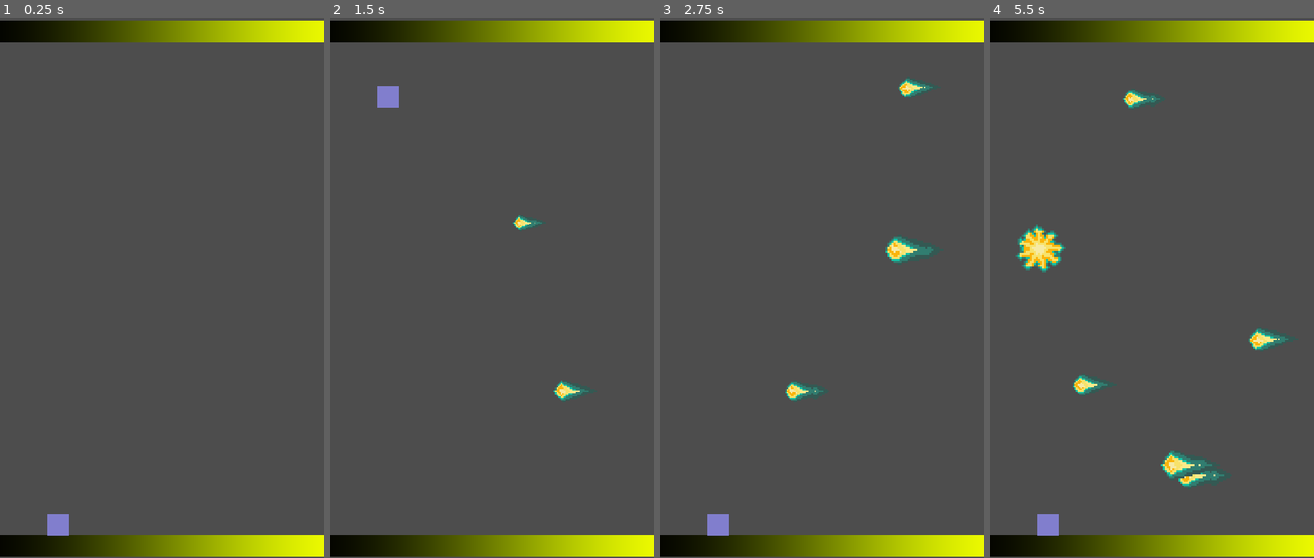
Above: before the commit, frames 1-4 (left to right).
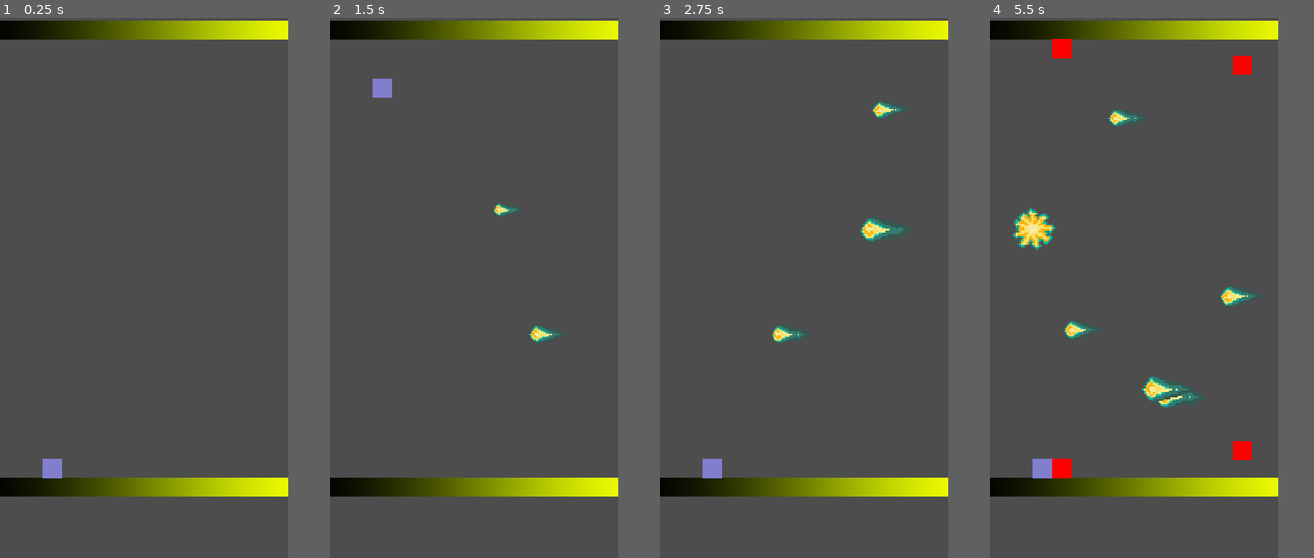
Above: after the commit, the same moments.

Repository: Raikuno/Parryer0-Gravity
Game: Godot game, scene res://Scenes/Stages/Main_Stage.tscn
Same seed, same stepped clock (60 frames per second), same inputs: the game is played once before the commit and once after it.
Inputs:
- Up to frame 1 (0.25 s): no input
- Up to frame 2 (1.5 s): tap Enter (ui_accept) at 0.5, 0.77 s; hold Space (button) 0.53-1.28 s; hold Right (ui_right) from 0.53 s (still down); tap Space (button) at 1.35 s
- Up to frame 3 (2.75 s): tap Enter (ui_accept) at 1.52 s; release Right (ui_right) at 2.03 s; hold Left (ui_left) from 2.03 s (still down); hold Space (button) from 2.03 s (still down)
- Up to frame 4 (5.5 s): release Left (ui_left) at 2.78 s; release Space (button) at 2.78 s; hold Right (ui_right) 2.78-4.28 s; tap Space (button) at 2.85, 4.35 s; tap Enter (ui_accept) at 3.02, 3.77, 4.52 s; hold Space (button) 3.53-4.28 s; hold Left (ui_left) 4.28-5.03 s; hold Right (ui_right) from 5.03 s (still down); hold Space (button) from 5.03 s (still down)
In our replay, the window is 480x800 before the commit and 427x800 after it. These sizes can differ from the game's own. Grey fills any space a smaller window leaves; there, only what the larger window draws over its background counts as a difference.

The runs differ from the first frame. In frame 1, 8.5% of the frame differs, in the area x 0-100%, y 0-100%; in frame 2, 9.1%; in frame 3, 11%; in frame 4, 14%.

Commit message:
Added bounce property and box enemie & generator

Diff:
--- /dev/null
+++ b/Scenes/Components/GameSpeed.tscn
@@ -0,0 +1,28 @@
+[gd_scene load_steps=2 format=3 uid="uid://caucb4jylbcsh"]
+
+[sub_resource type="GDScript" id="GDScript_0plyt"]
+script/source = "extends Node
+
+
+# Called when the node enters the scene tree for the first time.
+func _ready():
+	pass # Replace with function body.
+
+
+# Called every frame. 'delta' is the elapsed time since the previous frame.
+func _process(delta):
+	pass
+
+
+func _on_timer_timeout():
+	print(\"speeding up\")
+	Engine.time_scale +=0.1
+"
+
+[node name="GameSpeed" type="Node"]
+script = SubResource("GDScript_0plyt")
+
+[node name="Timer" type="Timer" parent="."]
+autostart = true
+
+[connection signal="timeout" from="Timer" to="." method="_on_timer_timeout"]
--- /dev/null
+++ b/Scenes/Objects/Enemies/BoxEnemy.tscn
@@ -0,0 +1,55 @@
+[gd_scene load_steps=9 format=3 uid="uid://wtkgvp1y6rve"]
+
+[ext_resource type="Script" path="res://Scripts/Obstacles/Box/BoxEnemy.gd" id="1_7crk8"]
+[ext_resource type="Script" path="res://Scripts/Obstacles/Box/BoxPhysics.gd" id="1_ottun"]
+
+[sub_resource type="RectangleShape2D" id="RectangleShape2D_n5thk"]
+size = Vector2(28, 28)
+
+[sub_resource type="QuadMesh" id="QuadMesh_j2xa3"]
+size = Vector2(32, 32)
+
+[sub_resource type="Curve" id="Curve_ud31l"]
+_data = [Vector2(0.994506, 1), 0.0, 0.0, 0, 0]
+point_count = 1
+
+[sub_resource type="Curve" id="Curve_qcas4"]
+
+[sub_resource type="Curve" id="Curve_ey0ae"]
+
+[sub_resource type="CurveXYZTexture" id="CurveXYZTexture_iiwyj"]
+curve_x = SubResource("Curve_ud31l")
+curve_y = SubResource("Curve_qcas4")
+curve_z = SubResource("Curve_ey0ae")
+
+[node name="CharacterBody2D" type="CharacterBody2D"]
+collision_layer = 0
+collision_mask = 4
+collision_priority = 2.0
+platform_floor_layers = 4294967292
+script = ExtResource("1_ottun")
+
+[node name="EnemyComponent" type="Area2D" parent="." node_paths=PackedStringArray("assigned_enemy")]
+collision_layer = 2
+script = ExtResource("1_7crk8")
+assigned_enemy = NodePath("..")
+bounce = true
+
+[node name="EnemyCollision" type="CollisionShape2D" parent="EnemyComponent"]
+shape = SubResource("RectangleShape2D_n5thk")
+
+[node name="MeshInstance2D" type="MeshInstance2D" parent="."]
+mesh = SubResource("QuadMesh_j2xa3")
+texture = SubResource("CurveXYZTexture_iiwyj")
+
+[node name="PhysicsCollision" type="CollisionShape2D" parent="."]
+shape = SubResource("RectangleShape2D_n5thk")
+
+[node name="VisibleOnScreenNotifier2D" type="VisibleOnScreenNotifier2D" parent="."]
+position = Vector2(-2.38419e-07, 2.08616e-07)
+scale = Vector2(1.6, 1.6)
+
+[connection signal="body_entered" from="EnemyComponent" to="EnemyComponent" method="player_hitted"]
+[connection signal="enemyParry" from="EnemyComponent" to="EnemyComponent" method="_on_enemy_parry"]
+[connection signal="hitPlayer" from="EnemyComponent" to="EnemyComponent" method="_on_hit_player"]
+[connection signal="screen_exited" from="VisibleOnScreenNotifier2D" to="EnemyComponent" method="destroy"]
--- /dev/null
+++ b/Scenes/Objects/Enemies/BoxGenerator.tscn
@@ -0,0 +1,13 @@
+[gd_scene load_steps=3 format=3 uid="uid://dfa1w0k7m4liu"]
+
+[ext_resource type="Script" path="res://Scripts/Obstacles/Box/BoxGenerator.gd" id="1_80wts"]
+[ext_resource type="PackedScene" uid="uid://wtkgvp1y6rve" path="res://Scenes/Objects/Enemies/BoxEnemy.tscn" id="2_gvsg1"]
+
+[node name="BoxGenerator" type="Node2D"]
+script = ExtResource("1_80wts")
+box_enemy = ExtResource("2_gvsg1")
+
+[node name="Timer" type="Timer" parent="."]
+autostart = true
+
+[connection signal="timeout" from="Timer" to="." method="_on_timer_timeout"]
--- a/Scenes/Objects/Fireball.tscn
+++ b/Scenes/Objects/Enemies/Fireball.tscn
@@ -60,18 +60,19 @@
 size = Vector2(15, 10)
 
 [node name="Fireball" type="Area2D" node_paths=PackedStringArray("animation_node", "sprite", "hitbox_node")]
-collision_mask = 2
-script = ExtResource("1_br5sr")
+collision_layer = 2
+script = ExtResource("1_qk88i")
 animation_node = NodePath("AnimationPlayer")
 sprite = NodePath("Sprite2D")
 hitbox_node = NodePath("Hitbox")
+bounce = true
 
 [node name="Sprite2D" type="Sprite2D" parent="."]
 texture_filter = 1
-texture = ExtResource("2_0t32j")
+texture = ExtResource("2_iqh1l")
 hframes = 6
 vframes = 5
-frame = 9
+frame = 8
 metadata/_aseprite_wizard_interface_config_ = {
 "animation_section": false,
 "layer_section": false,
--- a/Scenes/Objects/FireballGenerator.tscn
+++ b/Scenes/Objects/Enemies/FireballGenerator.tscn
@@ -1,22 +1,22 @@
 [gd_scene load_steps=4 format=3 uid="uid://duquydojdjjt1"]
 
-[ext_resource type="Script" path="res://Scripts/Obstacles/Fireball/Generator.gd" id="1_lq5oe"]
-[ext_resource type="PackedScene" uid="uid://daduy2bk4jkd0" path="res://Scenes/Objects/Fireball.tscn" id="2_brslm"]
+[ext_resource type="Script" path="res://Scripts/Obstacles/Fireball/Generator.gd" id="1_rr5jd"]
+[ext_resource type="PackedScene" uid="uid://daduy2bk4jkd0" path="res://Scenes/Objects/Enemies/Fireball.tscn" id="2_vsaq4"]
 
 [sub_resource type="Curve2D" id="Curve2D_t1erg"]
 _data = {
-"points": PackedVector2Array(0, 0, 0, 0, 480, 100, 0, 0, 0, 0, 480, 700)
+"points": PackedVector2Array(0, 0, 0, 0, 480, 150, 0, 0, 0, 0, 480, 650)
 }
 point_count = 2
 
 [node name="FireballGenerator" type="Path2D" node_paths=PackedStringArray("fireballLocation")]
 curve = SubResource("Curve2D_t1erg")
-script = ExtResource("1_lq5oe")
-fireball_scene = ExtResource("2_brslm")
+script = ExtResource("1_rr5jd")
+fireball_scene = ExtResource("2_vsaq4")
 fireballLocation = NodePath("FireballSpawner")
 
 [node name="FireballSpawner" type="PathFollow2D" parent="."]
-position = Vector2(480, 100)
+position = Vector2(480, 150)
 rotation = 1.5708
 
 [node name="Timer" type="Timer" parent="."]
--- a/Scenes/Objects/Ground.tscn
+++ b/Scenes/Objects/Ground.tscn
@@ -27,6 +27,8 @@
 size = Vector2(640, 34)
 
 [node name="Ground" type="StaticBody2D"]
+collision_layer = 4
+collision_mask = 7
 physics_material_override = SubResource("PhysicsMaterial_tni6j")
 
 [node name="MeshInstance2D" type="MeshInstance2D" parent="."]
--- a/Scenes/Objects/Player.tscn
+++ b/Scenes/Objects/Player.tscn
@@ -69,8 +69,7 @@
 }
 
 [node name="Player" type="CharacterBody2D" node_paths=PackedStringArray("state_machine", "hit_sound")]
-collision_layer = 3
-collision_mask = 3
+collision_mask = 6
 script = ExtResource("1_qty2n")
 state_machine = NodePath("StateMachine")
 hit_sound = NodePath("HitTEMP")
@@ -85,7 +84,7 @@
 debug_color = Color(0, 0.6, 0.701961, 0.419608)
 
 [node name="AreaOfParry" type="Area2D" parent="."]
-collision_layer = 3
+collision_mask = 2
 
 [node name="ParryHitbox" type="CollisionShape2D" parent="AreaOfParry"]
 shape = SubResource("RectangleShape2D_g5haq")
--- a/Scenes/Stages/Main_Stage.tscn
+++ b/Scenes/Stages/Main_Stage.tscn
@@ -1,8 +1,9 @@
-[gd_scene load_steps=4 format=3 uid="uid://dc6bu52vi04kx"]
+[gd_scene load_steps=5 format=3 uid="uid://dc6bu52vi04kx"]
 
 [ext_resource type="PackedScene" uid="uid://xgbyun8ral8w" path="res://Scenes/Objects/Ground.tscn" id="1_ekups"]
 [ext_resource type="PackedScene" uid="uid://dbe7cfdjrjnp" path="res://Scenes/Objects/Player.tscn" id="2_jgx66"]
-[ext_resource type="PackedScene" uid="uid://duquydojdjjt1" path="res://Scenes/Objects/FireballGenerator.tscn" id="3_iytkg"]
+[ext_resource type="PackedScene" uid="uid://duquydojdjjt1" path="res://Scenes/Objects/Enemies/FireballGenerator.tscn" id="3_iytkg"]
+[ext_resource type="PackedScene" uid="uid://dfa1w0k7m4liu" path="res://Scenes/Objects/Enemies/BoxGenerator.tscn" id="5_ayp10"]
 
 [node name="Main_Stage" type="Node2D"]
 
@@ -17,4 +18,11 @@
 
 [node name="FireballGenerator" parent="." instance=ExtResource("3_iytkg")]
 
+[node name="BoxGenerator" parent="." instance=ExtResource("5_ayp10")]
+position = Vector2(480, 700)
+
+[node name="BoxGenerator2" parent="." instance=ExtResource("5_ayp10")]
+position = Vector2(480, 100)
+invert_gravity = true
+
 [connection signal="hit" from="Player" to="." method="_on_player_hit"]
--- /dev/null
+++ b/Scripts/Obstacles/Box/BoxEnemy.gd
@@ -0,0 +1,19 @@
+extends EnemyType
+# Called when the node enters the scene tree for the first time.
+@export var assigned_enemy:CharacterBody2D
+
+func _ready():
+	pass # Replace with function body.
+
+# Called every frame. 'delta' is the elapsed time since the previous frame.
+func _process(delta):
+	pass
+
+func _on_enemy_parry():
+	assigned_enemy.queue_free()
+	pass # Replace with function body.
+
+
+func _on_hit_player(body):
+	assigned_enemy.queue_free()
+	pass # Replace with function body.
--- /dev/null
+++ b/Scripts/Obstacles/Box/BoxGenerator.gd
@@ -0,0 +1,31 @@
+extends Node2D
+
+const MAX_SPAWNS = 1
+@onready var spawn_chance = randi_range(0, MAX_SPAWNS)
+@export var box_enemy:PackedScene
+@export var invert_gravity:bool
+# Called when the node enters the scene tree for the first time.
+func _ready():
+	pass # Replace with function body.
+
+
+# Called every frame. 'delta' is the elapsed time since the previous frame.
+func _process(delta):
+	pass
+
+
+func _on_timer_timeout():
+	match(spawn_chance):
+		0:
+			pass
+		1:
+			generateSingleBox()
+	spawn_chance = randi_range(0, MAX_SPAWNS)
+	print(spawn_chance)
+
+func generateSingleBox():
+	var box_instance = box_enemy.instantiate()
+	if(box_instance.has_method("invert_gravity")):
+		box_instance.invert_gravity(invert_gravity)
+	box_instance.position = position
+	add_sibling(box_instance)
--- /dev/null
+++ b/Scripts/Obstacles/Box/BoxPhysics.gd
@@ -0,0 +1,19 @@
+extends CharacterBody2D
+
+
+const SPEED = 300.0
+const JUMP_VELOCITY = -400.0
+# Get the gravity from the project settings to be synced with RigidBody nodes.
+var gravity = ProjectSettings.get_setting("physics/2d/default_gravity")
+
+
+func _physics_process(delta):
+	# Add the gravity.
+	if not is_on_floor():
+		velocity.y += gravity * delta
+	velocity.x = -SPEED
+	move_and_slide()
+
+func invert_gravity(invert:bool):
+	if(invert):
+		gravity *=-1
--- a/Scripts/Obstacles/EnemyType.gd
+++ b/Scripts/Obstacles/EnemyType.gd
@@ -2,6 +2,8 @@
 class_name EnemyType
 #Con esta variable se evita que una bala a la que se le ha hecho parry, colisione con el player
 @onready var being_parried = false
+@export var atq_strength = 1
+@export var bounce = false
 signal hitPlayer(body:Node2D)
 signal enemyParry
 
@@ -9,10 +11,14 @@
 	queue_free()
 
 func parried():
-	being_parried = true
-	enemyParry.emit()
+	if(!being_parried):
+		being_parried = true
+		enemyParry.emit()
 
 func player_hitted(body:Node2D):
 	if(body is My_Player && !being_parried):
 		hitPlayer.emit(body)
-		body.damage_player(1, true, 0.01, 0.3)
+		body.damage_player(atq_strength, true, 0.01, 0.3)
+
+func can_bounce() -> bool:
+	return bounce
--- a/Scripts/Player/Player.gd
+++ b/Scripts/Player/Player.gd
@@ -36,6 +36,7 @@
 	can_parry = false
 
 func invertGravity():
+	velocity.y = 0
 	gravity *= -1
 	velocity.y += jump_strength
 	jump_strength *= -1
@@ -43,10 +44,9 @@
 func damage_player(dmg_amount:int, enable_hit_stop = false, hit_stop_new_time = 1.0, hit_stop_duration = 0.0):
 	hit_sound.play()
 	life -= dmg_amount
+	resetParry()
 	if(enable_hit_stop):
 		hit_stop(hit_stop_new_time, hit_stop_duration)
-
-
 
 func hit_stop(newTime:float, duration:float):
 	Engine.time_scale = newTime
--- a/Scripts/Player/StateMachine/Parry.gd
+++ b/Scripts/Player/StateMachine/Parry.gd
@@ -9,13 +9,13 @@
 		animation_player.animation_finished.connect(parry_ended)
 	assigned_character.disableParry()
 	animation_player.play("parry_test")
-	assigned_character.set_collision_layer_value(2, false)
+	assigned_character.set_collision_layer_value(1, false)
 	parry_hitbox.set_deferred("disabled", false)
 
 #(Override) Anula la funcion de State
 func onExited():
 	animation_player.play("RESET")
-	assigned_character.set_collision_layer_value(2, true)
+	assigned_character.set_collision_layer_value(1, true)
 	parry_hitbox.set_deferred("disabled", true)
 
 #(Override) Anula la funcion de State
@@ -27,9 +27,11 @@
 		state_swap.emit(name, "air")
 
 func parry_collision(area:Area2D):
-	if(area is EnemyType):
+	if(area is EnemyType && !area.being_parried):
 		parry_sound.play()
 		area.parried()
+		if(area.can_bounce()):
+			assigned_character.invertGravity()
 		assigned_character.resetParry()
 		assigned_character.hit_stop(0.05, 0.2)
 		state_swap.emit(name, "air")
--- a/project.godot
+++ b/project.godot
@@ -18,7 +18,7 @@
 [display]
 
 window/size/viewport_width=480
-window/size/viewport_height=800
+window/size/viewport_height=900
 window/stretch/mode="canvas_items"
 
 [editor_plugins]
@@ -67,6 +67,12 @@
 ]
 }
 
+[layer_names]
+
+2d_physics/layer_1="Player"
+2d_physics/layer_2="Enemy"
+2d_physics/layer_3="Ground"
+
 [rendering]
 
 renderer/rendering_method="gl_compatibility"
Not shown: 1 places in Scenes/Objects/Enemies/Fireball.tscn that only renumber resources
Not shown, changed: export_presets.cfg
